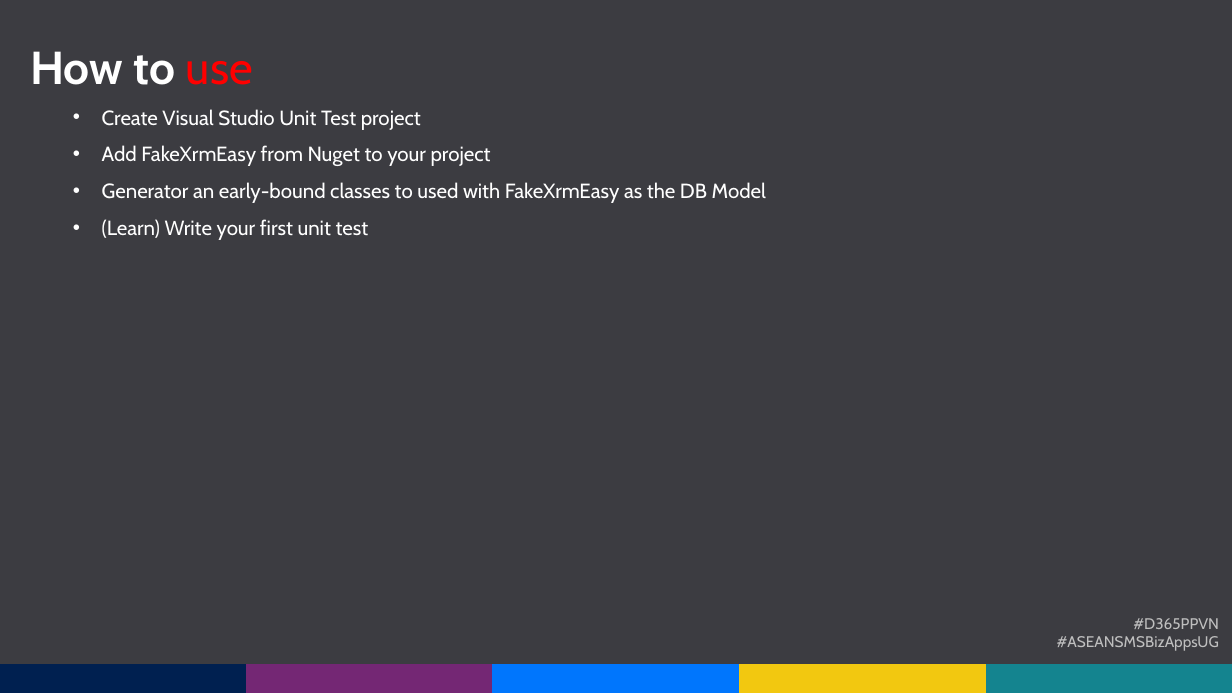
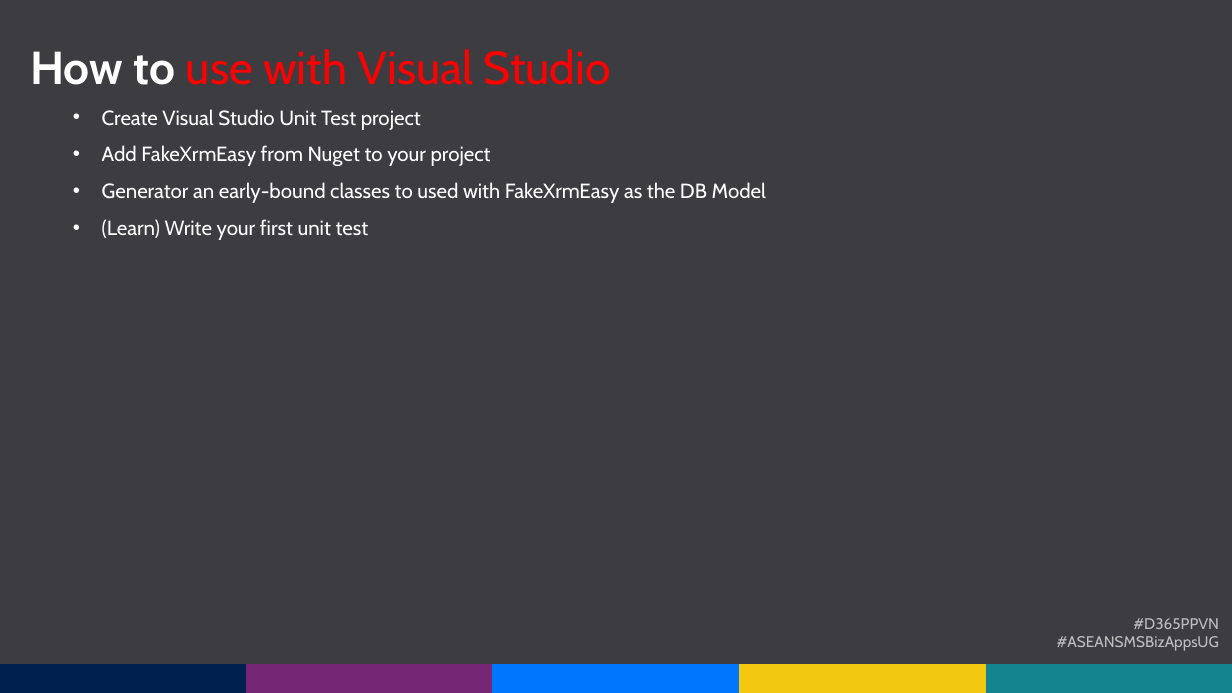
Before and after one commit to phuocle/d365events, a slide deck: slide 5 of docs/Event-Mar-19-2022.pptx. Drawn at 1232x693 pixels with LibreOffice and Linux fonts; fonts in the diff are those of the drawing. Boxes give left, top, right and bottom in pixels: in the first picture for what was removed or moved away, otherwise in the second. Text is boxed around its words. In the diff, an @@ line names an element or a change of style, - is before the commit and + after.

```diff
--- a/docs/Event-Mar-19-2022.pptx
+++ b/docs/Event-Mar-19-2022.pptx
@@ text at bbox=[30, 49, 611, 85]: text changed; text colour #FFFFFF to #FF0000; bold off @@
-How to use
+How to use with Visual Studio
```
Also in this commit, not shown: 1 slide added, 14 other files.
